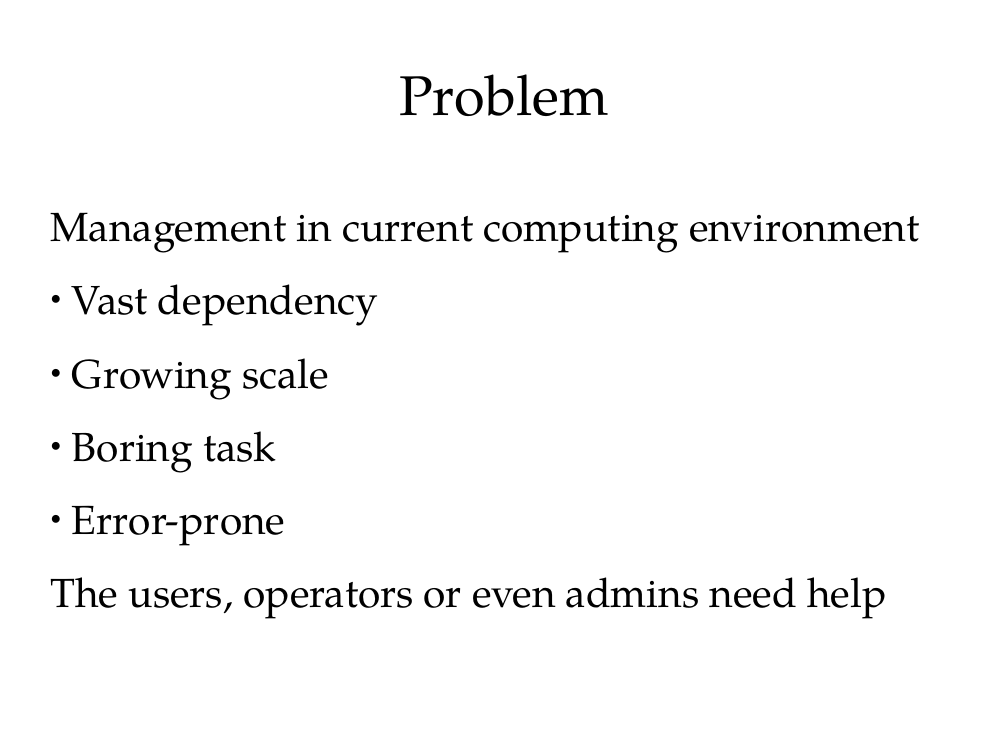
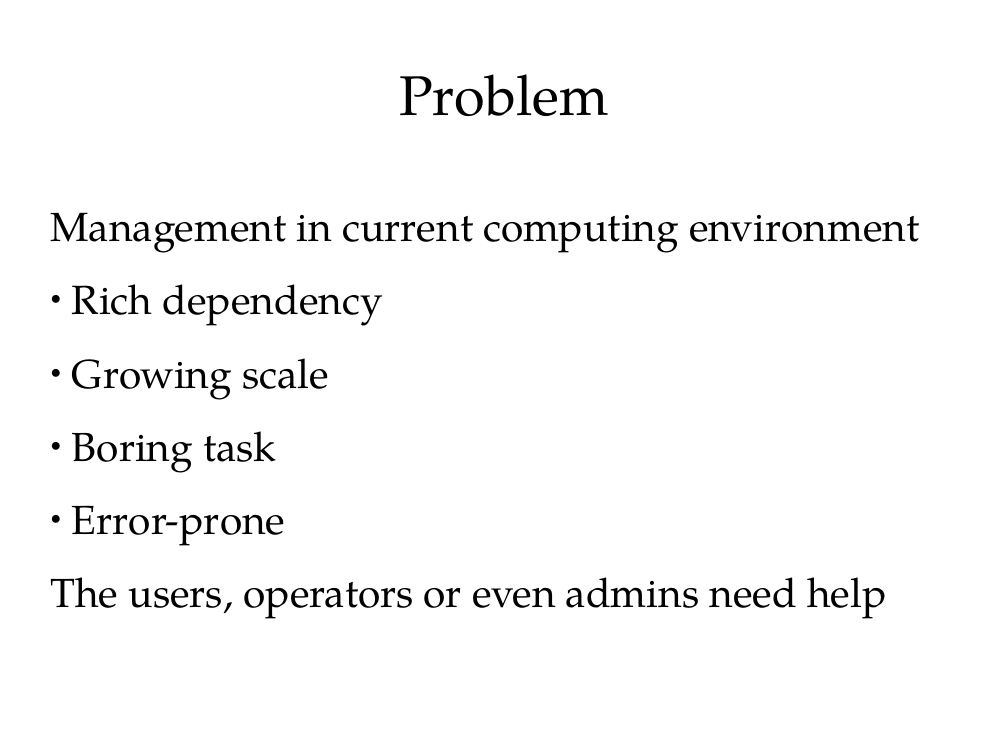
Before and after one commit to ShiZhan/fs-crawler, a slide deck: slide 2 of doc/oam.odp. Drawn at 1008x756 pixels with LibreOffice and Linux fonts; fonts in the diff are those of the drawing. Boxes give left, top, right and bottom in pixels: in the first picture for what was removed or moved away, otherwise in the second. Text is boxed around its words. In the diff, an @@ line names an element or a change of style, - is before the commit and + after.

```diff
--- a/doc/oam.odp
+++ b/doc/oam.odp
@@ subtitle at (72,284,383,326): text changed @@
-● Vast dependency
+● Rich dependency
```
Also in this commit, not shown: 5 other slides changed.
